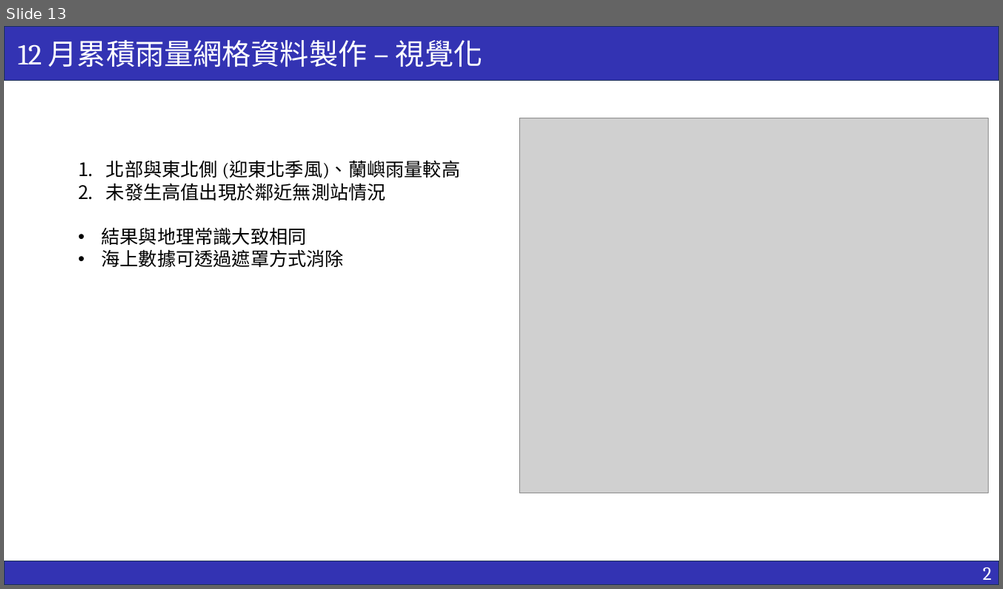
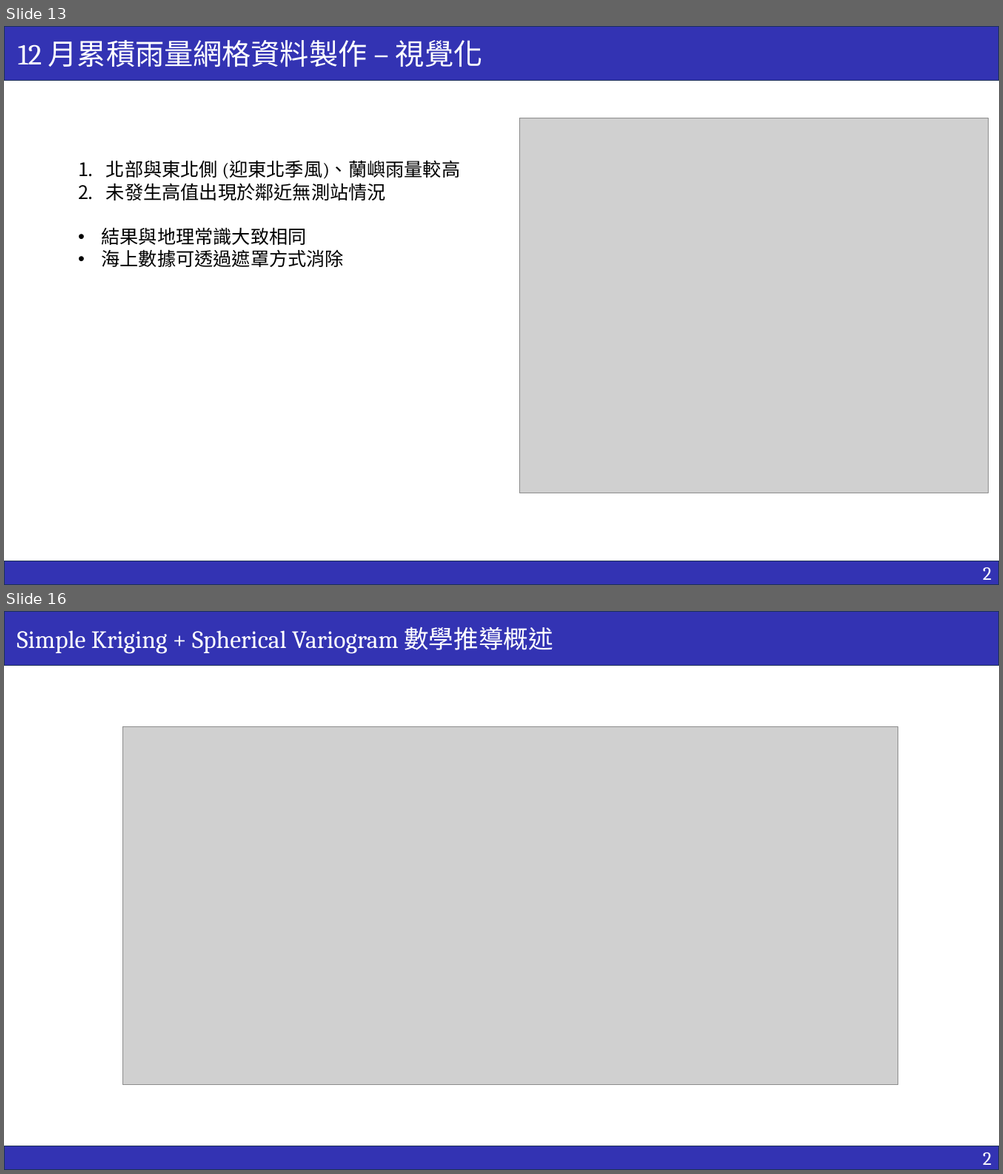
Before and after one commit to ricki0313/rainfall_practice, a slide deck: report/rainfall_report.pptx. Shown one above the other, each under a label of ours: slide 13 before the commit, slides 13 and 16 after it; the slides between them are not shown. The pictures are 1003x589 and 1003x1174 pixels, drawn with LibreOffice and Linux fonts; fonts in the diff are those of the drawing; grey boxes stand for pictures. Boxes give left, top, right and bottom in pixels: in the first picture for what was removed or moved away, otherwise in the second. Text is boxed around its words. In the diff, an @@ line names an element or a change of style, - is before the commit and + after.

```diff
--- a/report/rainfall_report.pptx
+++ b/report/rainfall_report.pptx
@@ slide 16 added at (x1=4, y1=611, x2=999, y2=1170), background #FFFFFF @@
@@ rectangle added at (x1=4, y1=611, x2=999, y2=666), fill #3333B3, outline #1E3256 1 pt, 24 pt, text #FFFFFF @@
+Simple Kriging + Spherical Variogram 數學推導概述
@@ picture added at (x1=122, y1=727, x2=898, y2=1085) @@
@@ rectangle added at (x1=4, y1=1147, x2=999, y2=1170), fill #3333B3, outline #1E3256 1 pt, 18 pt, text #FFFFFF @@
+2
```
Also in this commit, not shown: 1 slide changed, 2 other slides added.
